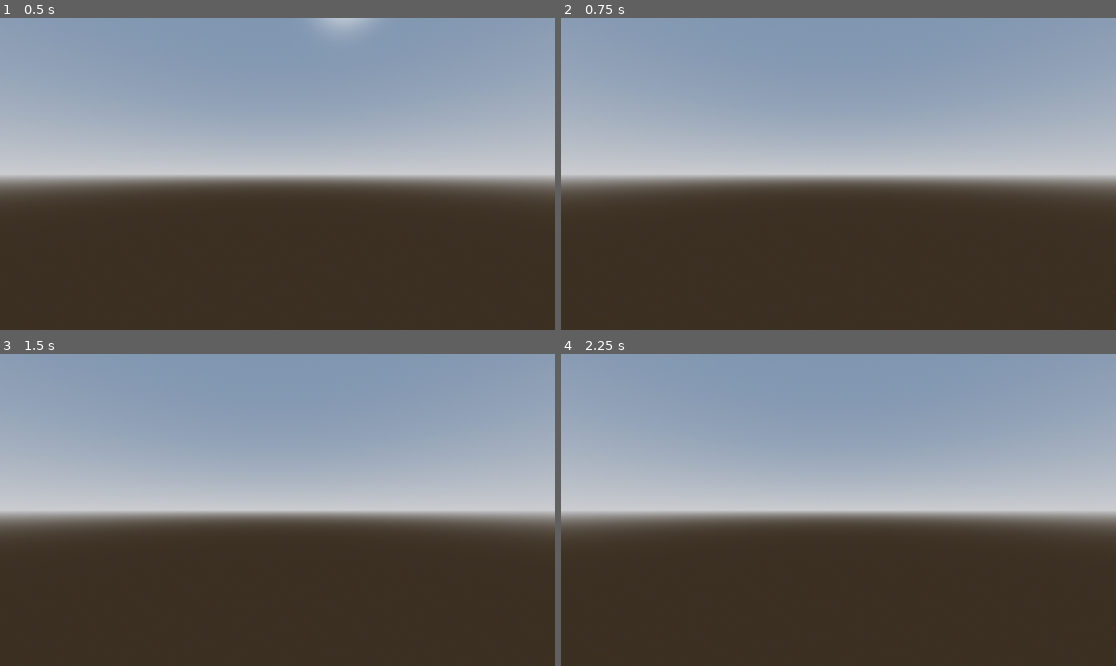
Above: before the commit, frames 1-4 (two rows, left to right).
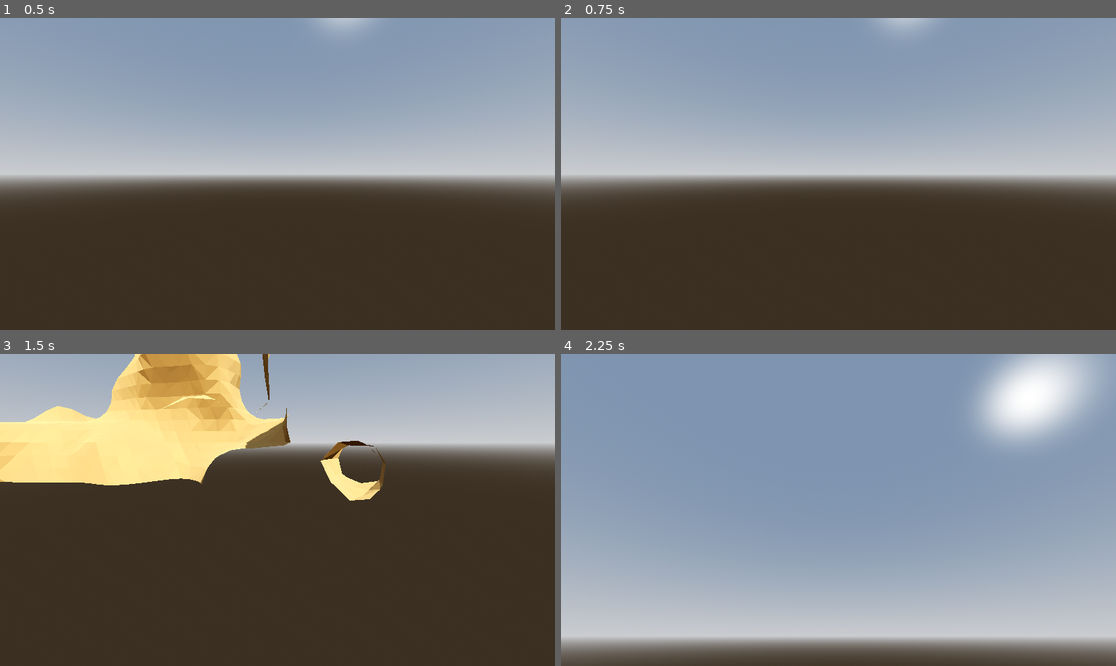
Above: after the commit, the same moments.

Repository: ellebell43/ylands-2
Game: Godot game, scene res://scenes/test.tscn
Same seed, same stepped clock (60 frames per second), same inputs: the game is played once before the commit and once after it. The project has no main scene, so this scene is started directly.
Inputs (mouse positions are in pixels of both pictures, inside the frame that each line leads up to):
- Up to frame 1 (0.5 s): no input
- Up to frame 2 (0.75 s): tap Enter (ui_accept) at 0.5 s; move the mouse to (960, 158) at 0.52 s; hold D (move_right) from 0.53 s (still down); hold Left (look_left) from 0.53 s (still down); click (960, 158) at 0.67 s
- Up to frame 3 (1.5 s): tap Enter (ui_accept) at 0.77, 1.07, 1.25 s; tap Right (look_right) at 0.8, 1.35 s; move the mouse to (166, 525) at 1.27 s; release D (move_right) at 1.28 s; release Left (look_left) at 1.28 s; hold S (move_back) from 1.28 s (still down); click (166, 525) at 1.42 s
- Up to frame 4 (2.25 s): tap Enter (ui_accept) at 1.52, 1.82 s; tap Shift at 1.55 s; move the mouse to (894, 441) at 2.02 s; release S (move_back) at 2.03 s; hold D (move_right) from 2.03 s (still down); hold Shift from 2.03 s (still down); click (894, 441) at 2.17 s

Frame 1 is identical in both runs. In frame 2, 0.3% of the frame differs, in the area x 57-68%, y 0-5%; in frame 3, 50%; in frame 4, 73%, in the area x 0-100%, y 0-100%.

Commit message:
Working on chunk generation. I think this whole thing is implemented in a not good way. Doing more research and I'll redo the terrain gen. There is now a non-functional script for generating the world in chunks. and I tried mixing it in with the general voxel terrain gen. Gotta redo the whole thing

Diff:
--- a/scenes/player.gd
+++ /dev/null
@@ -1,33 +0,0 @@
-extends CharacterBody3D
-
-
-const SPEED = 5.0
-const JUMP_VELOCITY = 4.5
-
-
-func _physics_process(delta: float) -> void:
-	# Add the gravity.
-	if not is_on_floor():
-		velocity += get_gravity() * delta
-
-	# Handle jump.
-	if Input.is_action_just_pressed("ui_accept") and is_on_floor():
-		velocity.y = JUMP_VELOCITY
-
-	# Get the input direction and handle the movement/deceleration.
-	# As good practice, you should replace UI actions with custom gameplay actions.
-	var input_dir := Input.get_vector("move_left", "move_right", "move_forward", "move_back")
-	var direction := (transform.basis * Vector3(input_dir.x, 0, input_dir.y)).normalized()
-	if direction:
-		velocity.x = direction.x * SPEED
-		velocity.z = direction.z * SPEED
-	else:
-		velocity.x = move_toward(velocity.x, 0, SPEED)
-		velocity.z = move_toward(velocity.z, 0, SPEED)
-
-	if (Input.is_action_pressed("look_left")):
-		rotate_y(.1)
-	if (Input.is_action_pressed("look_right")):
-		rotate_y(-.1)
-
-	move_and_slide()
--- a/scenes/test.tscn
+++ b/scenes/test.tscn
@@ -1,6 +1,7 @@
-[gd_scene load_steps=10 format=3 uid="uid://cg2nh30ktqto7"]
+[gd_scene load_steps=12 format=3 uid="uid://cg2nh30ktqto7"]
 
-[ext_resource type="Script" uid="uid://but40cu6qnybu" path="res://scenes/player.gd" id="1_errlg"]
+[ext_resource type="Script" uid="uid://but40cu6qnybu" path="res://scripts/player.gd" id="1_errlg"]
+[ext_resource type="Script" uid="uid://dn6pgcwp583m0" path="res://scripts/voxel_terrain.gd" id="2_bl13t"]
 
 [sub_resource type="ProceduralSkyMaterial" id="ProceduralSkyMaterial_ij1v8"]
 sky_horizon_color = Color(0.66224277, 0.6717428, 0.6867428, 1)
@@ -27,6 +28,9 @@
 [sub_resource type="CapsuleMesh" id="CapsuleMesh_bl13t"]
 
 [sub_resource type="CapsuleShape3D" id="CapsuleShape3D_iyx0m"]
+
+[sub_resource type="StandardMaterial3D" id="StandardMaterial3D_bl13t"]
+albedo_color = Color(0.70954376, 0.52098614, 0.2627858, 1)
 
 [node name="Node3D" type="Node3D"]
 
@@ -63,3 +67,11 @@
 
 [node name="Camera3D" type="Camera3D" parent="Player"]
 transform = Transform3D(1, 0, 0, 0, 1, 0, 0, 0, 1, 0, 0.52482224, -0.46089685)
+
+[node name="VoxelTerrain" type="MeshInstance3D" parent="." node_paths=PackedStringArray("PLAYER")]
+script = ExtResource("2_bl13t")
+MATERIAL = SubResource("StandardMaterial3D_bl13t")
+RESOLUTION = 128
+CHUNK_SIZE = 32
+PLAYER = NodePath("../Player")
+metadata/_custom_type_script = "uid://dn6pgcwp583m0"
--- /dev/null
+++ b/scripts/player.gd
@@ -0,0 +1,47 @@
+extends CharacterBody3D
+
+
+const SPEED = 15.0
+const JUMP_VELOCITY = 4.5
+
+#var gravity = ProjectSettings.get_setting("physics/3d/default_gravity")
+var gravity = 0
+
+@onready
+var camera = $Camera3D
+
+func _physics_process(delta):
+	# Add the gravity.
+	if not is_on_floor():
+		velocity.y -= gravity * delta
+
+	# Handle Jump.
+	if Input.is_action_pressed("ui_accept"):
+		velocity.y = JUMP_VELOCITY
+	elif Input.is_key_pressed(KEY_SHIFT):
+		velocity.y = -JUMP_VELOCITY
+	else: velocity.y = 0
+
+	# Get the input direction and handle the movement/deceleration.
+	# As good practice, you should replace UI actions with custom gameplay actions.
+	var input_dir = Input.get_vector("move_left", "move_right", "move_forward", "move_back")
+	var direction = (transform.basis * Vector3(input_dir.x, 0, input_dir.y)).normalized()
+	if direction:
+		velocity.x = direction.x * SPEED
+		velocity.z = direction.z * SPEED
+	else:
+		velocity.x = move_toward(velocity.x, 0, SPEED)
+		velocity.z = move_toward(velocity.z, 0, SPEED)
+
+	move_and_slide()
+
+func _unhandled_input(event):
+	if event is InputEventMouseButton:
+		Input.set_mouse_mode(Input.MOUSE_MODE_CAPTURED)
+	elif event.is_action_pressed(("ui_cancel")):
+		Input.set_mouse_mode(Input.MOUSE_MODE_VISIBLE)
+	if Input.get_mouse_mode() == Input.MOUSE_MODE_CAPTURED:
+		if event is InputEventMouseMotion:
+			camera.rotate_x(-event.relative.y*0.005)
+			camera.rotation.x = max(min(camera.rotation.x, deg_to_rad(90)), deg_to_rad(-90))
+			rotate_y(-event.relative.x*0.005)
--- a/scripts/voxel_terrain.gd
+++ b/scripts/voxel_terrain.gd
@@ -1,25 +1,33 @@
+#@tool
 # https://gameidea.org/2023/12/12/marching-cubes-algorithm/
 # https://github.com/mujtaba-io/godot-marching-cubes/blob/2291c267f9791798145a0b7c47958b74f1e6103b/Scripts/Terrain.gd#L18
 
-@tool
+class_name VoxelTerrain
 extends MeshInstance3D
 
 @export var MATERIAL := StandardMaterial3D.new()
 ## the size of the voxel terrain chunk
-@export var RESOLUTION := 100
+@export var RESOLUTION := 320
+@export var MAX_HEIGHT := 64
+## Size of each chunk
+@export var CHUNK_SIZE := 32
+## Number of chunks to render around the player
+@export var RENDER_DISTANCE := 2
 ## surface level
 @export var ISO_LEVEL := 0.0
 ## Noise used to create the shape of the terrain
-@export var NOISE: FastNoiseLite
-@export var FLAT_SHADED := false
+@export var FLAT_SHADED := true
 @export var TERRAIN_TERRACE := 1
-
-@export var GENERATE: bool:
-	set(value):
-		var time = Time.get_ticks_msec()
-		generate()
-		var elapsed = (Time.get_ticks_msec()-time)/1000.0
-		print("Terrain generated in: " + str(elapsed) + "s")
+## Reference to the player node
+@export var PLAYER: CharacterBody3D
+
+var voxel_grid := VoxelGrid.new(RESOLUTION)
+## Global location of the player to determine which chunks to render
+var player_position = Vector3()
+## Dictionary for storing loaded chunks
+var loaded_chunks = {}
+## Noise to use for generating terrain. Generated in _ready()
+var noise: FastNoiseLite
 
 #region Cube point and edge definitions for easier use/readability
 # vertices of a cube
@@ -323,20 +331,54 @@
 		self.resolution = i_resolution
 		self.data.resize(resolution*resolution*resolution)
 		self.data.fill(1.0) # Assigns a base value to all items in the data array
+		print("voxel grid object created. resolution: " + str(self.resolution) + "...")
 
 	# Godot does not support 3D or 2D arrays, so we create an x,y,z function for reading and writing to a 1D array at the correct index
 
 	## Get VoxelGrid data value at a specific position (x, y, z)
 	func read(x: int, y: int, z: int):
-		return self.data[x + self.resolution * (y + self.resoltuion * z)]
+		var res = self.resolution
+		return self.data[x + res * (y + res * z)]
 
 	## Set VoxelGrid data value at a specific position (x, y, z)
 	func write(x: int, y: int, z: int, value: float):
 		self.data[x + self.resolution * (y + self.resolution * z)] = value
 
+func _ready():
+	noise = FastNoiseLite.new()
+
+func _process(_delta: float) -> void:
+	# Update player position based on passed in reference
+	player_position = PLAYER.global_transform.origin
+
+	# Calculate player chunk postion
+	var player_chunk_x = int(player_position.x / CHUNK_SIZE)
+	var player_chunk_z = int(player_position.z / CHUNK_SIZE)
+
+	# Load and unload chunks based on player position
+	for x in range(player_chunk_x - RENDER_DISTANCE, player_chunk_x + RENDER_DISTANCE + 1):
+		for z in range(player_chunk_z - RENDER_DISTANCE, player_chunk_z + RENDER_DISTANCE +1):
+			var chunk_key = str(x) + "," + str(z)
+			if not loaded_chunks.has(chunk_key):
+				print("x: " + str(x) + "z: " + str(z))
+				load_chunk(x,z)
+			else:
+				# Update chunk position if it's already loaded
+				loaded_chunks[chunk_key].position.x = x * CHUNK_SIZE
+				loaded_chunks[chunk_key].position.z = z * CHUNK_SIZE
+
+	# Unload chunks that are out of render distance
+	for key in loaded_chunks.keys():
+		var coords = key.split(",")
+		var chunk_x = int(coords[0])
+		var chunk_z = int(coords[1])
+		if abs(chunk_x - player_chunk_x) > RENDER_DISTANCE or abs(chunk_z - player_chunk_z) > RENDER_DISTANCE:
+			unload_chunk(chunk_x, chunk_z)
+
+#region Marching cube functions
 # For each position x,y,z; if the scalar value is below the surface/ISO_LEVEL, add its contribution to the index
 # Eventually, idx will be the index of the correct value in triangulation table.
-func get_triangulation(x:int, y:int, z:int, voxel_grid:VoxelGrid) -> Array[int]:
+func get_triangulation(x:int, y:int, z:int):
 	var idx = 0b00000000
 	idx |= int(voxel_grid.read(x, y, z) < ISO_LEVEL)<<0
 	idx |= int(voxel_grid.read(x, y, z+1) < ISO_LEVEL)<<1
@@ -349,15 +391,17 @@
 	return TRIANGULATIONS[idx]
 
 # Interpolate between the two vertices to place our new vertex in between
-func calculate_interpolation(a:Vector3, b:Vector3, voxel_grid:VoxelGrid) -> Vector3 :
+#func calculate_interpolation(a:Vector3, b:Vector3, voxel_grid:VoxelGrid) -> Vector3 :
+func calculate_interpolation(a:Vector3, b:Vector3) -> Vector3 :
 	var val_a = voxel_grid.read(int(a.x), int(a.y), int(a.z))
 	var val_b = voxel_grid.read(int(b.x), int(b.y), int(b.z))
 	var t = (ISO_LEVEL - val_a)/(val_b-val_a)
 	return a + t * (b - a)
 
-func march_cube(x: int, y: int, z: int, voxel_grid: VoxelGrid, vertices: PackedVector3Array):
+#func march_cube(x: int, y: int, z: int, voxel_grid: VoxelGrid, vertices: PackedVector3Array):
+func march_cube(x: int, y: int, z: int, vertices: PackedVector3Array):
 	# Get the correct configuration
-	var tri = get_triangulation(x, y, z, voxel_grid)
+	var tri = get_triangulation(x, y, z)
 	for edge_index in tri:
 		if edge_index < 0: break
 		# Get edge
@@ -369,26 +413,26 @@
 		var pos_a = Vector3(x + p0.x, y + p0.y, z + p0.z)
 		var pos_b = Vector3(x + p1.x, y + p1.y, z + p1.z)
 		# Interpolate between these 2 points to get our mesh's vetex position
-		var vertex_position = calculate_interpolation(pos_a, pos_b, voxel_grid)
+		var vertex_position = calculate_interpolation(pos_a, pos_b)
 		# Add our new vertex to our mesh's vertices array
 		vertices.append(vertex_position)
-
-func generate():
-	var voxel_grid = VoxelGrid.new(RESOLUTION)
-
+#endregion
+
+func generate(chunk_pos: Vector3):
 	# create Scalar field
-	for x in range(voxel_grid.resolution):
-		for y in range(voxel_grid.resolution):
-			for z in range(voxel_grid.resolution):
-				var value = NOISE.get_noise_3d(x,y,z)
+	for x in range(CHUNK_SIZE):
+		for y in range(MAX_HEIGHT):
+			for z in range(CHUNK_SIZE):
+				var value = noise.get_noise_3d(x + chunk_pos.x, y + chunk_pos.y, z + chunk_pos.z)
+				#var value = NOISE.get_noise_3d(x, y, z)
 				voxel_grid.write(x, y, z, value)
 
 	# Marching the cubes
 	var vertices = PackedVector3Array()
-	for x in voxel_grid.resolution - 1:
-		for y in voxel_grid.resolution - 1:
-			for z in voxel_grid.resolution -1:
-				march_cube(x, y, z, voxel_grid, vertices)
+	for x in CHUNK_SIZE - 1:
+		for y in MAX_HEIGHT - 1:
+			for z in CHUNK_SIZE -1:
+				march_cube(x, y, z, vertices)
 
 	# Create mesh surface and draw
 	var surface_tool = SurfaceTool.new()
@@ -404,3 +448,28 @@
 	surface_tool.index()
 	surface_tool.set_material(MATERIAL)
 	mesh = surface_tool.commit()
+
+#region Chunk generation
+func load_chunk(x, z):
+	var chunk_mesh = generate_chunk_mesh(x, z)
+	var chunk_instance = MeshInstance3D.new()
+	chunk_instance.mesh = chunk_mesh
+	chunk_instance.position.x = x * CHUNK_SIZE
+	chunk_instance.position.z = z * CHUNK_SIZE
+	add_child(chunk_instance)
+	loaded_chunks[str(x) + "," + str(z)] = chunk_instance
+	print("Loading chunk at: " + str(x) + "," + str(z))
+
+func unload_chunk(x, z):
+	var chunk_key = str(x) + "," + str(z)
+	if loaded_chunks.has(chunk_key):
+		var chunk_instance = loaded_chunks[chunk_key]
+		chunk_instance.queue_free()
+		loaded_chunks.erase(chunk_key)
+		print("Chunk unloaded at: " + str(x) + "," + str(z))
+
+func generate_chunk_mesh(x, z):
+	# call generate function from VoxelTerrain
+	var chunk_mesh = generate(Vector3(x, 0, z) * CHUNK_SIZE)
+	return chunk_mesh
+#endregion
Renamed: scenes/player.gd.uid -> scripts/player.gd.uid
